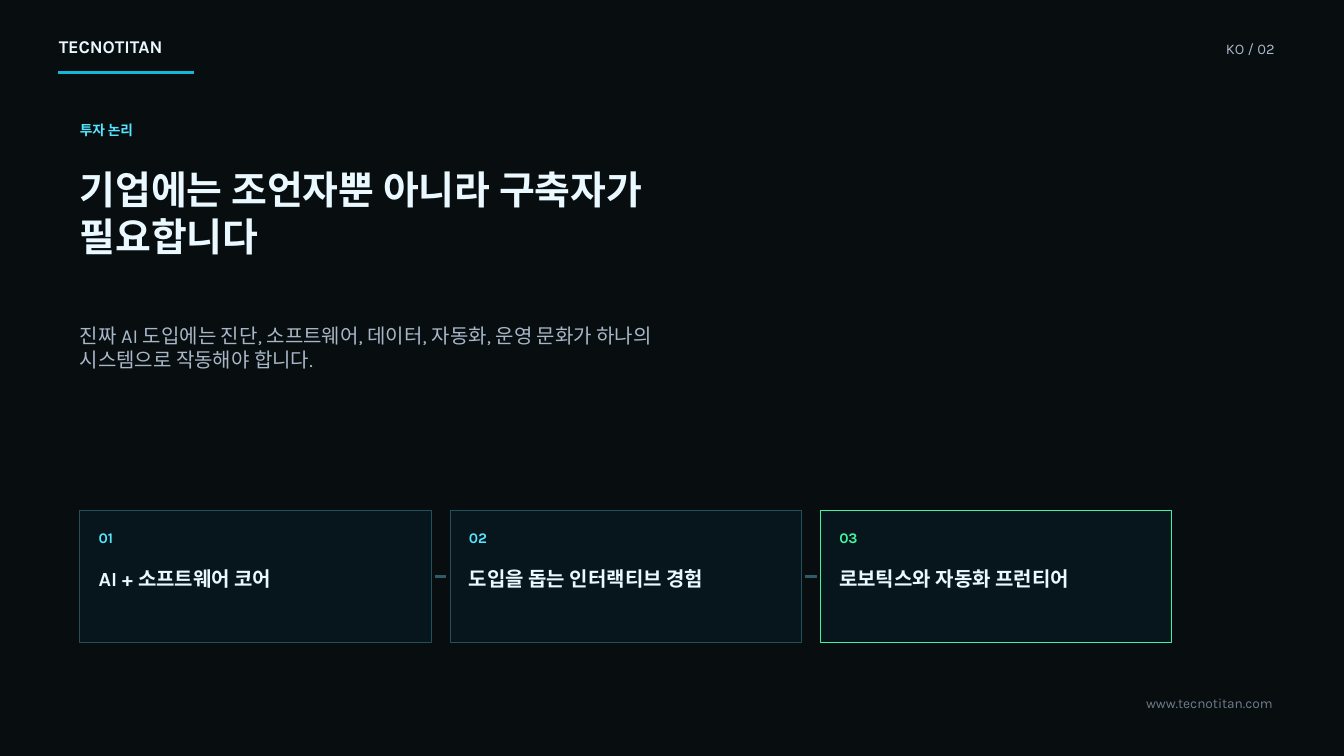
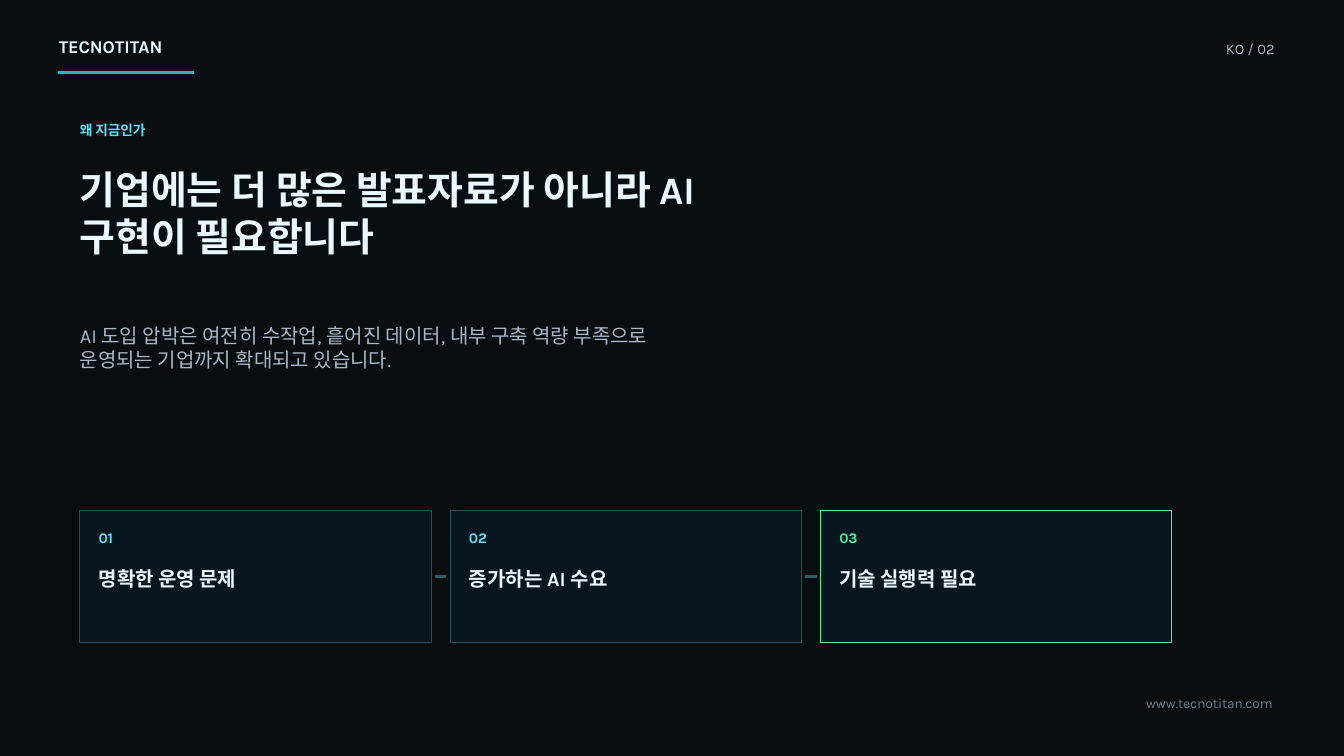
Before and after one commit to davidag2/tecnotitan, a slide deck: slide 2 of assets/investor-deck/Tecnotitan-Investor-Deck-KO.pptx. Drawn at 1344x756 pixels with LibreOffice and Linux fonts; fonts in the diff are those of the drawing; background and template pictures are left out; a plain dark background stands for a picture behind light text. Boxes give left, top, right and bottom in pixels: in the first picture for what was removed or moved away, otherwise in the second. Text is boxed around its words. In the diff, an @@ line names an element or a change of style, - is before the commit and + after.

```diff
--- a/assets/investor-deck/Tecnotitan-Investor-Deck-KO.pptx
+++ b/assets/investor-deck/Tecnotitan-Investor-Deck-KO.pptx
@@ text at (x1=80, y1=123, x2=145, y2=137): text changed @@
-투자 논리
+왜 지금인가
@@ text at (x1=80, y1=171, x2=695, y2=255): text changed @@
-기업에는 조언자뿐 아니라 구축자가 필요합니다
+기업에는 더 많은 발표자료가 아니라 AI 구현이 필요합니다
@@ text at (x1=80, y1=326, x2=648, y2=369): text changed @@
-진짜 AI 도입에는 진단, 소프트웨어, 데이터, 자동화, 운영 문화가 하나의 시스템으로 작동해야 합니다.
+AI 도입 압박은 여전히 수작업, 흩어진 데이터, 내부 구축 역량 부족으로 운영되는 기업까지 확대되고 있습니다.
@@ text at (x1=99, y1=569, x2=237, y2=588): text changed @@
-AI + 소프트웨어 코어
+명확한 운영 문제
@@ text at (x1=469, y1=569, x2=608, y2=588): text changed @@
-도입을 돕는 인터랙티브 경험
+증가하는 AI 수요
@@ text at (x1=839, y1=569, x2=977, y2=588): text changed @@
-로보틱스와 자동화 프런티어
+기술 실행력 필요
```
Also in this commit, not shown: 2 other slides changed, 6 other files.
